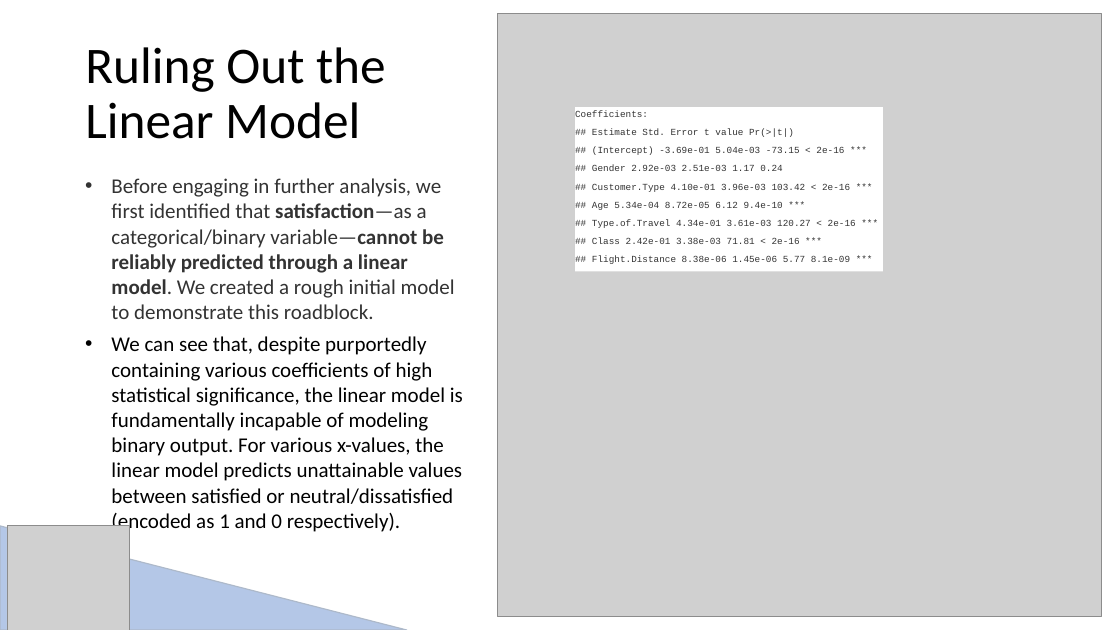
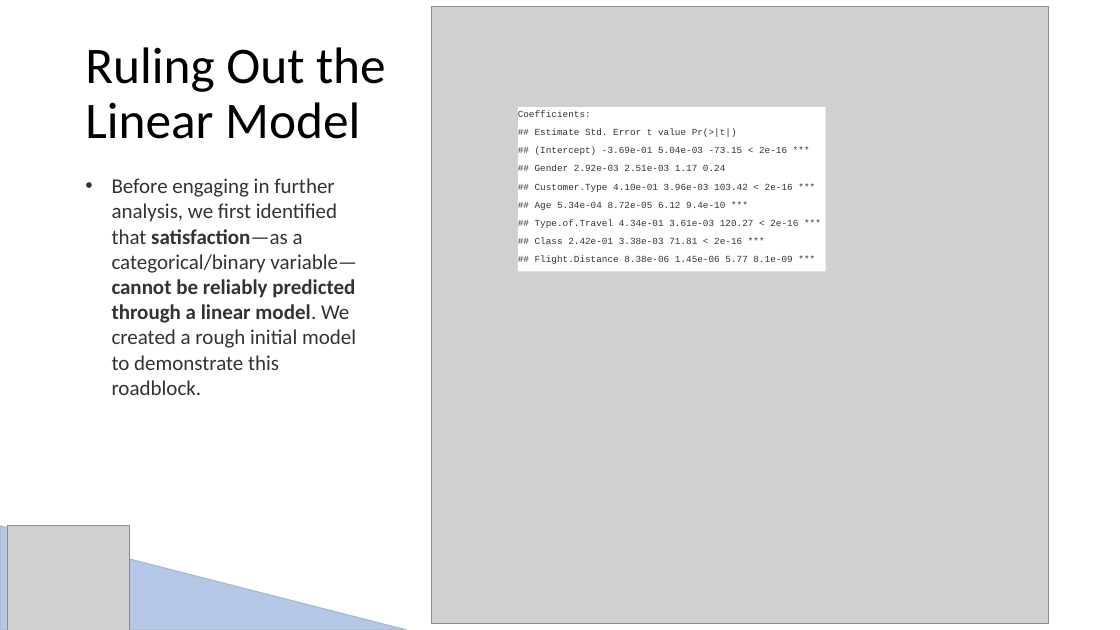
Before and after one commit to parv-bhargava/DATS_6101_13_mid_term_project, a slide deck: slide 20 of Presentation/DATS6101_Midterm_Presentation.pptx (slide 19 before the commit). Drawn at 1120x630 pixels with LibreOffice and Linux fonts; fonts in the diff are those of the drawing; grey boxes stand for pictures. Boxes give left, top, right and bottom in pixels: in the first picture for what was removed or moved away, otherwise in the second. Text is boxed around its words. In the diff, an @@ line names an element or a change of style, - is before the commit and + after.

```diff
--- a/Presentation/DATS6101_Midterm_Presentation.pptx
+++ b/Presentation/DATS6101_Midterm_Presentation.pptx
@@ picture: place and size @@
-picture at box(498, 13, 1102, 618)
+picture at box(432, 7, 1049, 623)
@@ rectangle "Coefficients:": place and size @@
-rectangle "Coefficients:" at box(576, 108, 883, 271)
+rectangle "Coefficients:" at box(518, 108, 825, 271)
@@ text at box(111, 336, 463, 534): paragraph removed @@
-• We can see that, despite purportedly containing various coefficients of high statistical significance, the linear model is fundamentally incapable of modeling binary output. For various x-values, the linear model predicts unattainable values between satisfied or neutral/dissatisfied (encoded as 1 and 0 respectively).
```
Also in this commit, not shown: 4 other slides changed, 1 slide added, 1 other file.
